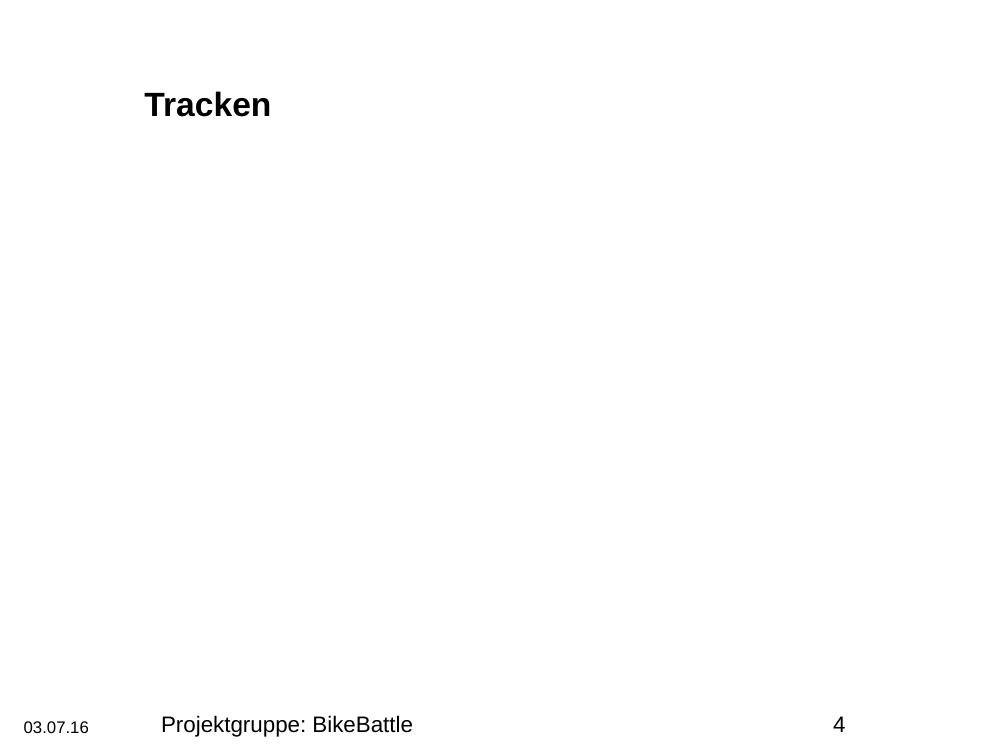
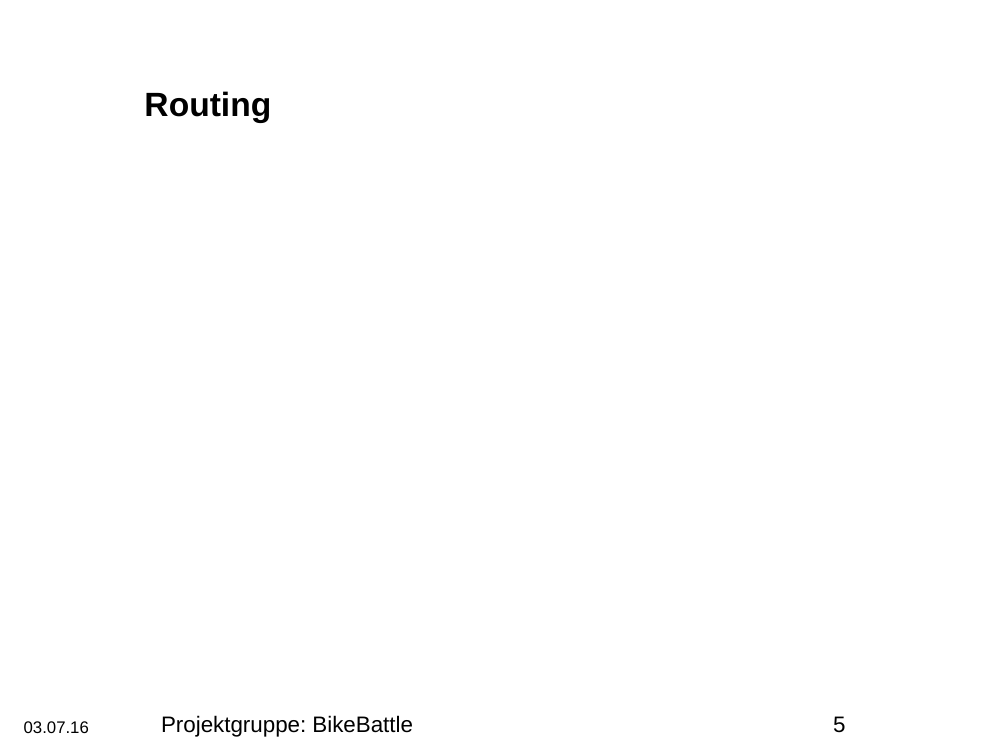
Before and after one commit to darenegade/BikeBattle, a slide deck: slide 5 of Abschlusspraesentation_bikebattle.pptm (slide 4 before the commit). Drawn at 1008x756 pixels with LibreOffice and Linux fonts; fonts in the diff are those of the drawing; background and template pictures are left out. Boxes give left, top, right and bottom in pixels: in the first picture for what was removed or moved away, otherwise in the second. Text is boxed around its words. In the diff, an @@ line names an element or a change of style, - is before the commit and + after.

```diff
--- a/Abschlusspraesentation_bikebattle.pptm
+++ b/Abschlusspraesentation_bikebattle.pptm
@@ title at [144,91,271,123]: text changed @@
-Tracken
+Routing
@@ page number at [833,716,845,733]: text changed @@
-4
+5
```
Also in this commit, not shown: 5 other slides changed, 4 slides added.
